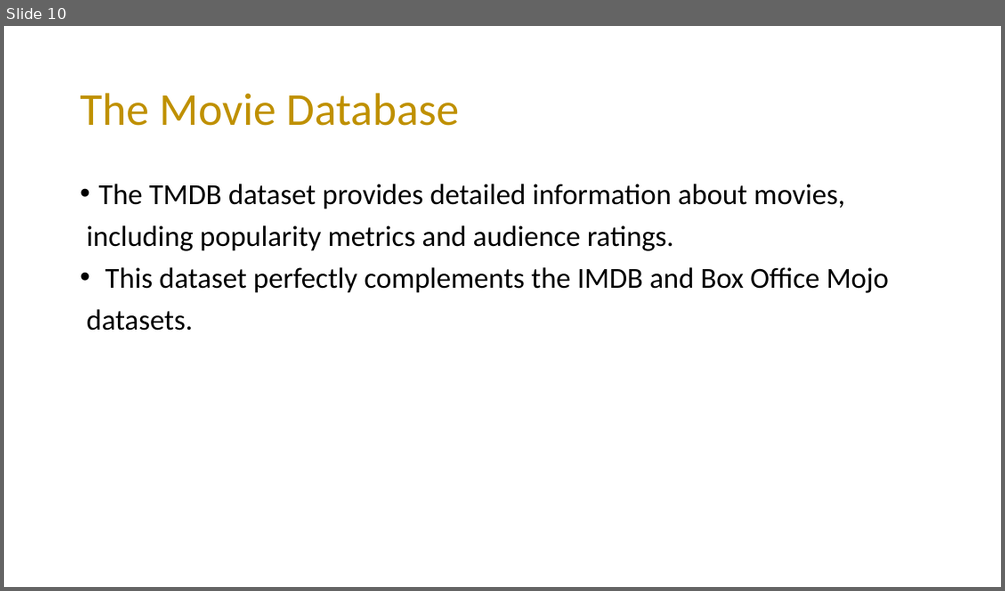
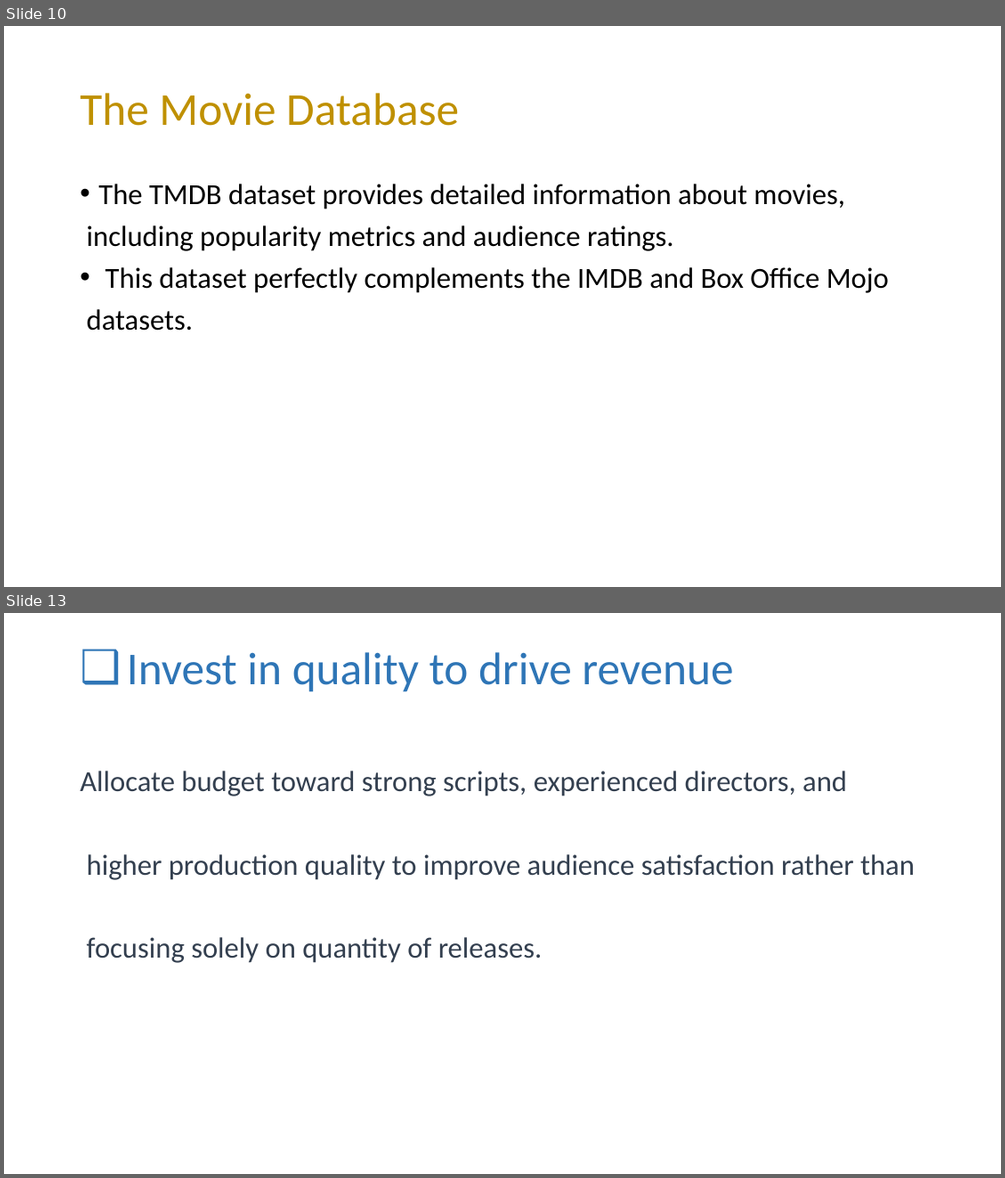
Before and after one commit to mading225/GROUP-6-PROJECT-, a slide deck: project.pptx. Shown one above the other, each under a label of ours: slide 10 before the commit, slides 10 and 13 after it; the slides between them are not shown. The pictures are 1005x591 and 1005x1178 pixels, drawn with LibreOffice and Linux fonts; fonts in the diff are those of the drawing. Boxes give left, top, right and bottom in pixels: in the first picture for what was removed or moved away, otherwise in the second. Text is boxed around its words. In the diff, an @@ line names an element or a change of style, - is before the commit and + after.

```diff
--- a/project.pptx
+++ b/project.pptx
@@ slide 13 added at [4,613,1001,1174], background #FFFFFF @@
@@ title added at [127,652,733,692], 44 pt, text #2E75B6 @@
+❑ Invest in quality to drive revenue
@@ text added at [80,771,914,963], 28 pt, text #333F50 @@
+Allocate budget toward strong scripts, experienced directors, and
+higher production quality to improve audience satisfaction rather than
+focusing solely on quantity of releases.
```
Also in this commit, not shown: 1 slide changed, 6 other slides added.
